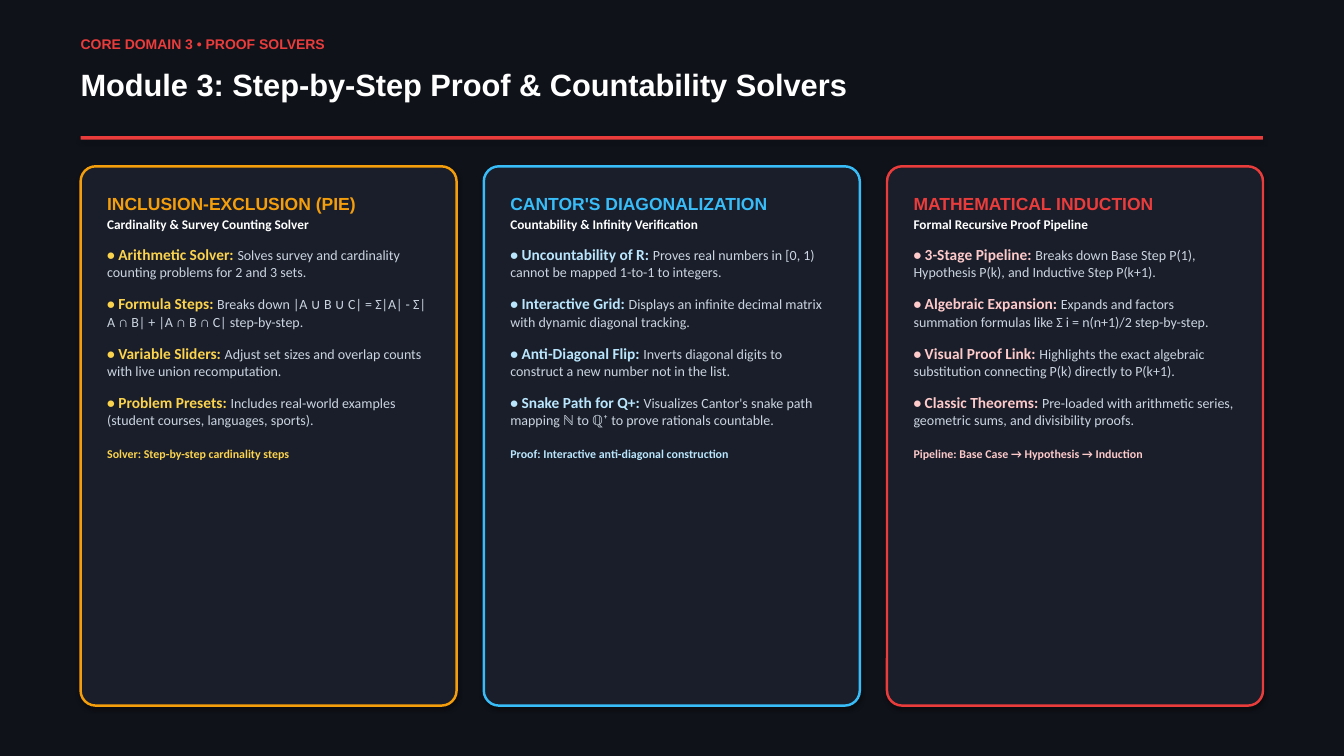
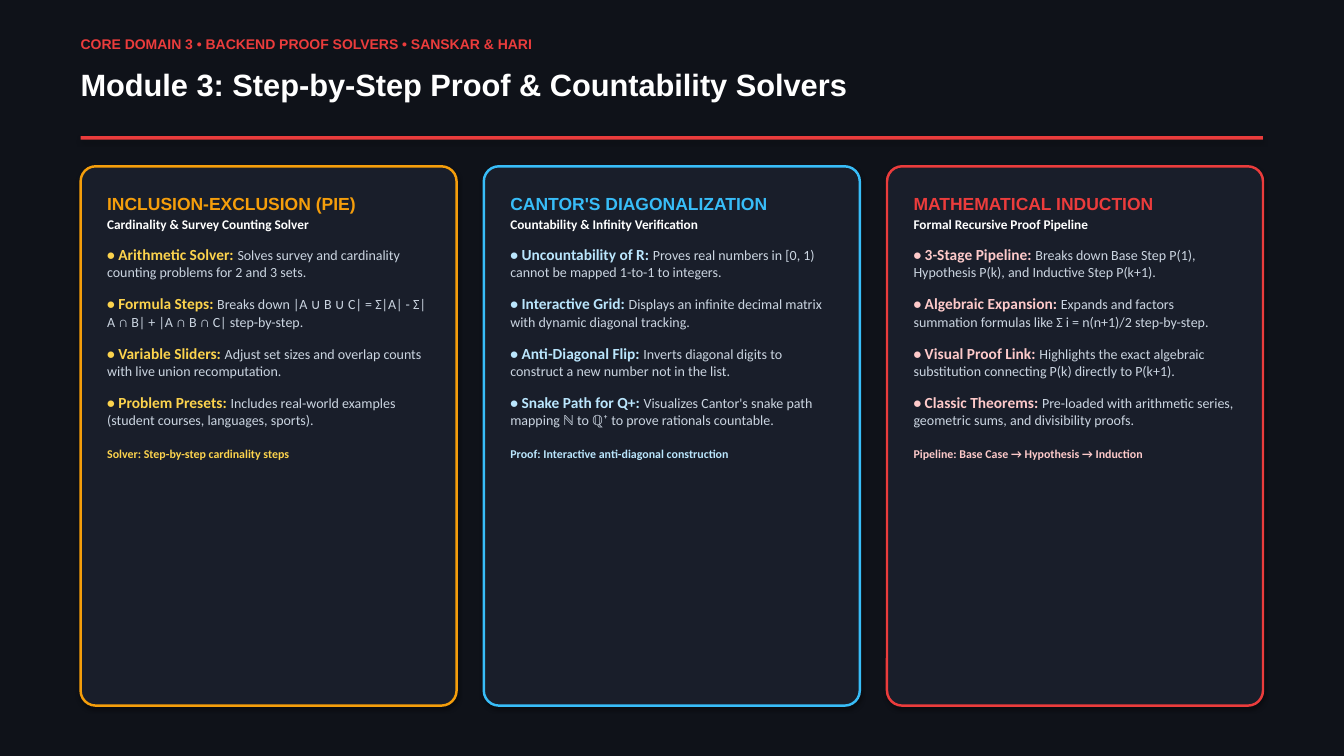
Before and after one commit to akash20065ray-sys/Logic_verse, a slide deck: slide 7 of LogicVerse_Presentation_Without_Names.pptx. Drawn at 1344x756 pixels with LibreOffice and Linux fonts; fonts in the diff are those of the drawing. Boxes give left, top, right and bottom in pixels: in the first picture for what was removed or moved away, otherwise in the second. Text is boxed around its words. In the diff, an @@ line names an element or a change of style, - is before the commit and + after.

```diff
--- a/LogicVerse_Presentation_Without_Names.pptx
+++ b/LogicVerse_Presentation_Without_Names.pptx
@@ text at <box>81,39,532,49</box>: text changed @@
-CORE DOMAIN 3 • PROOF SOLVERS
+CORE DOMAIN 3 • BACKEND PROOF SOLVERS • SANSKAR & HARI
```
Also in this commit, not shown: 7 other slides changed, 2 other files.
